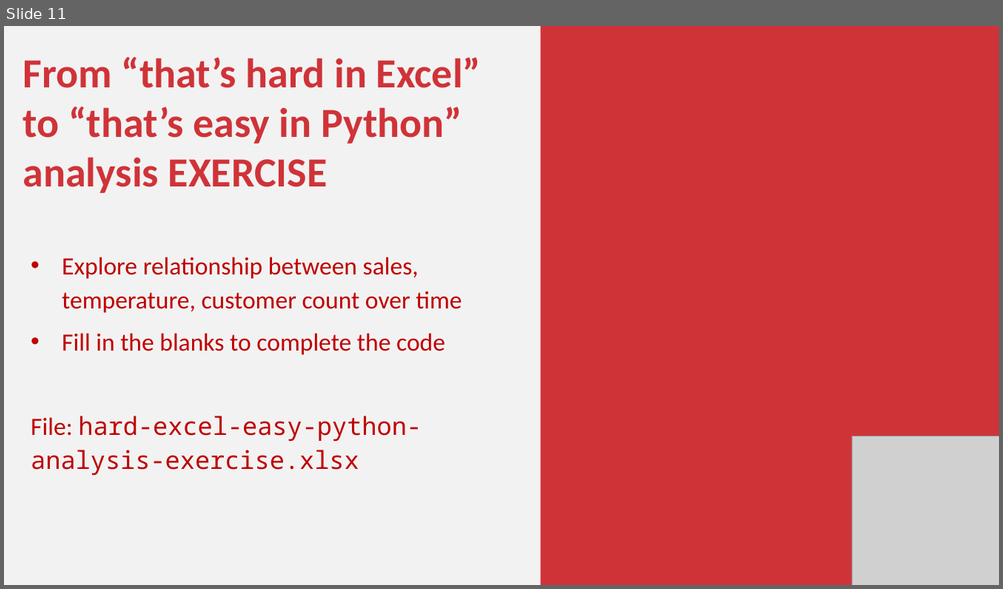
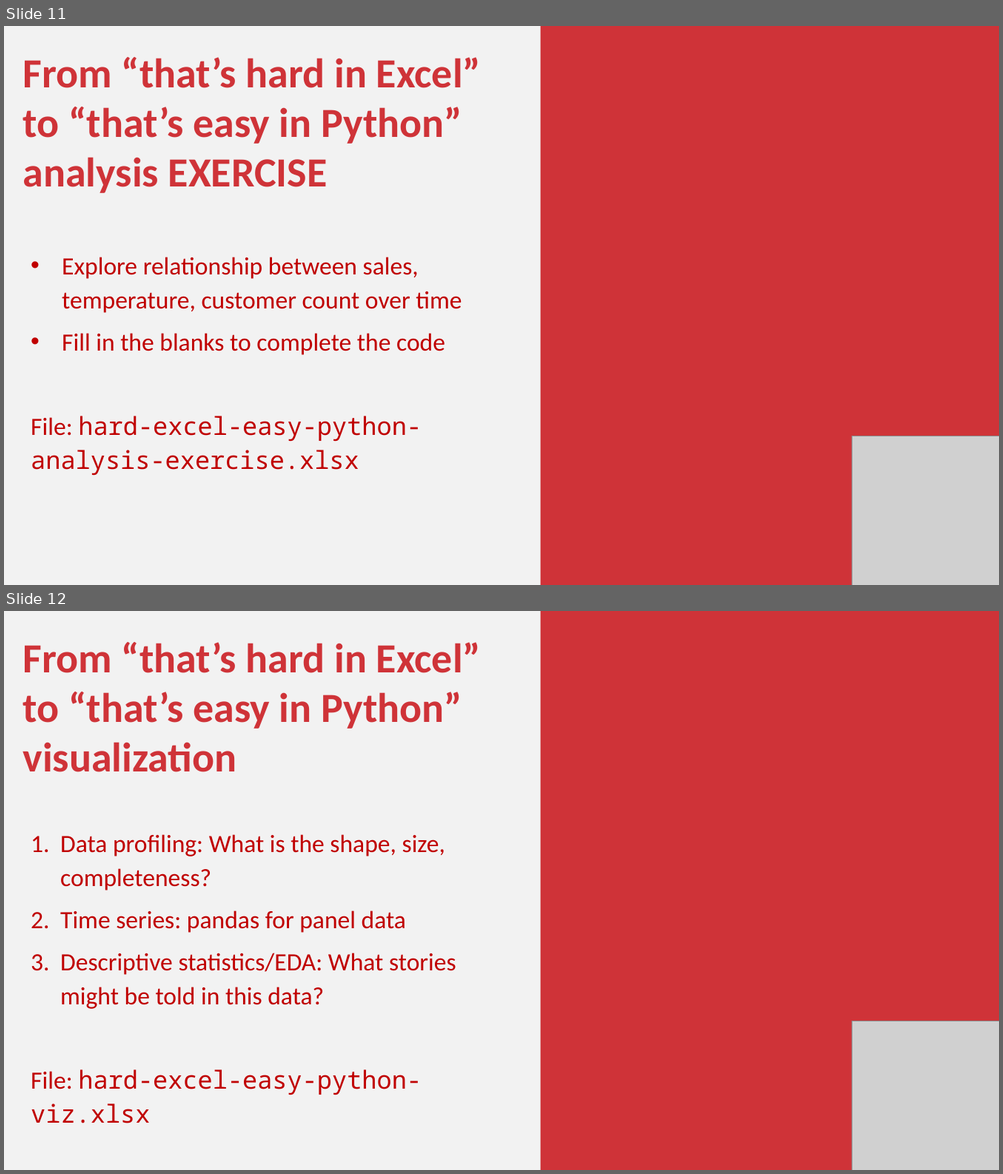
Before and after one commit to stringfestdata/python-powered-excel, a slide deck: python-powered-excel.pptx. Shown one above the other, each under a label of ours: slide 11 before the commit, slides 11 and 12 after it. The pictures are 1003x589 and 1003x1174 pixels, drawn with LibreOffice and Linux fonts; fonts in the diff are those of the drawing; grey boxes stand for pictures. Boxes give left, top, right and bottom in pixels: in the first picture for what was removed or moved away, otherwise in the second. Text is boxed around its words. In the diff, an @@ line names an element or a change of style, - is before the commit and + after.

```diff
--- a/python-powered-excel.pptx
+++ b/python-powered-excel.pptx
@@ slide 12 added at [4, 611, 999, 1170], background #F2F2F2 @@
@@ rectangle added at [540, 611, 999, 1170], fill #CF3338 @@
@@ text added at [23, 642, 481, 1124], 36 pt, text #C00000 @@
+From “that’s hard in Excel” to “that’s easy in Python” visualization
+1. Data profiling: What is the shape, size, completeness?
+2. Time series: pandas for panel data
+3. Descriptive statistics/EDA: What stories might be told in this data?
+File: hard-excel-easy-python-viz.xlsx
@@ picture added at [851, 1021, 999, 1170] @@
```
Also in this commit, not shown: 1 slide changed, 5 other slides added, 3 other files.
